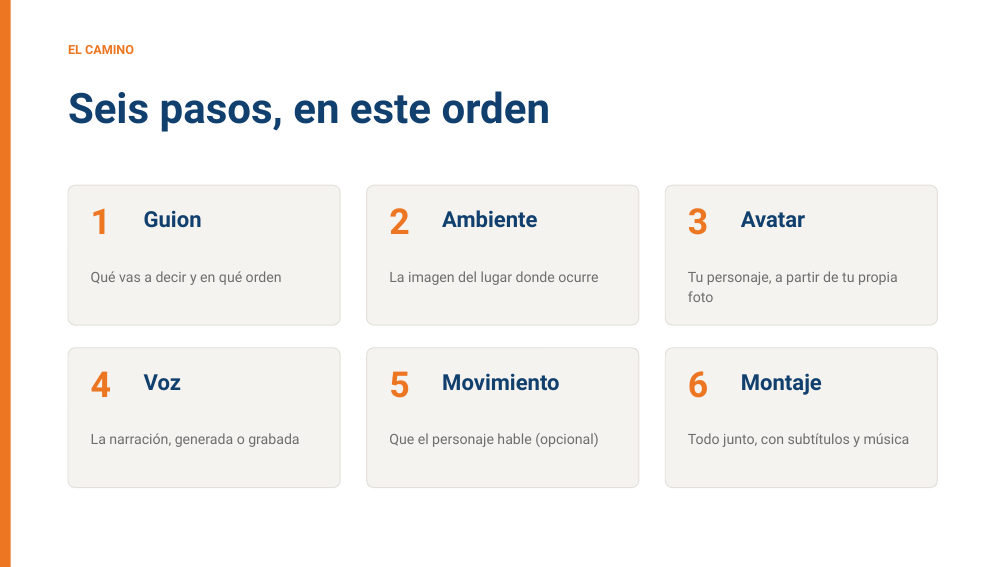
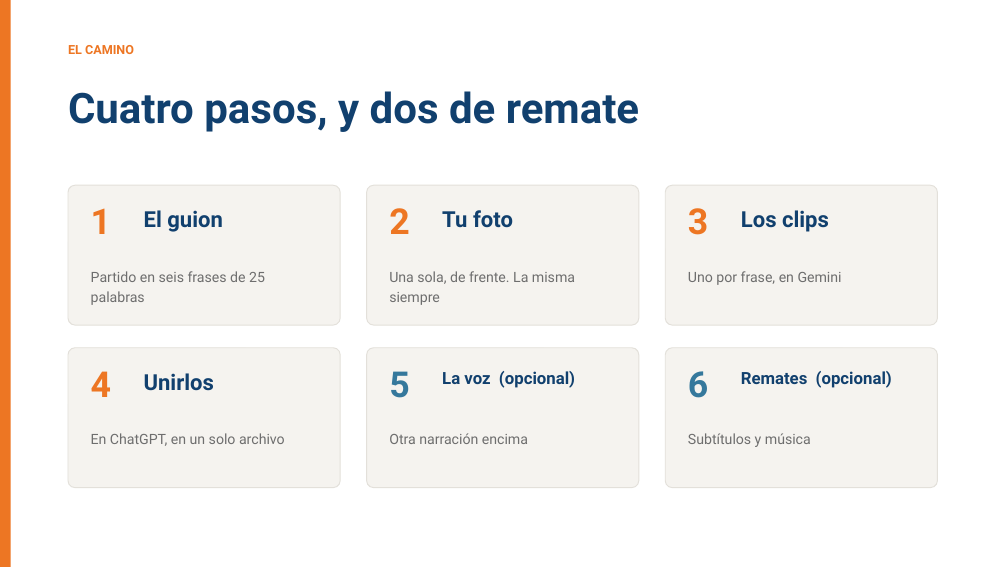
Before and after one commit to BioAITeamLearning/IntroInfo_2026_02_Ucaldas, a slide deck: slide 3 of _static/sesion06/S06_audio_imagen_video.pptx. Drawn at 1008x567 pixels with LibreOffice and Linux fonts; fonts in the diff are those of the drawing. Boxes give left, top, right and bottom in pixels: in the first picture for what was removed or moved away, otherwise in the second. Text is boxed around its words. In the diff, an @@ line names an element or a change of style, - is before the commit and + after.

```diff
--- a/_static/sesion06/S06_audio_imagen_video.pptx
+++ b/_static/sesion06/S06_audio_imagen_video.pptx
@@ text at bbox=[68, 91, 639, 132]: text changed @@
-Seis pasos, en este orden
+Cuatro pasos, y dos de remate
@@ text at bbox=[144, 210, 223, 232]: text changed @@
-Guion
+El guion
@@ text at bbox=[442, 210, 513, 228]: text changed @@
-Ambiente
+Tu foto
@@ text at bbox=[741, 210, 829, 232]: text changed @@
-Avatar
+Los clips
@@ text at bbox=[91, 271, 265, 305]: text changed @@
-Qué vas a decir y en qué orden
+Partido en seis frases de 25 palabras
@@ text at bbox=[389, 271, 575, 305]: text changed @@
-La imagen del lugar donde ocurre
+Una sola, de frente. La misma siempre
@@ text at bbox=[688, 271, 842, 285]: text changed @@
-Tu personaje, a partir de tu propia foto
+Uno por frase, en Gemini
@@ text at bbox=[144, 373, 214, 391]: text changed @@
-Voz
+Unirlos
@@ text "5" at bbox=[389, 371, 409, 398]: text colour #ED7623 to #35789C @@
@@ text at bbox=[442, 371, 575, 388]: text changed; size 21 to 16 pt @@
-Movimiento
+La voz (opcional)
@@ text "6" at bbox=[688, 371, 708, 398]: text colour #ED7623 to #35789C @@
@@ text at bbox=[741, 371, 892, 388]: text changed; size 21 to 16 pt @@
-Montaje
+Remates (opcional)
@@ text at bbox=[91, 433, 285, 446]: text changed @@
-La narración, generada o grabada
+En ChatGPT, en un solo archivo
@@ text at bbox=[389, 433, 528, 444]: text changed @@
-Que el personaje hable (opcional)
+Otra narración encima
@@ text at bbox=[688, 433, 811, 447]: text changed @@
-Todo junto, con subtítulos y música
+Subtítulos y música
```
Also in this commit, not shown: 6 other slides changed, 8 slides added, 7 slides removed, 7 other files.
